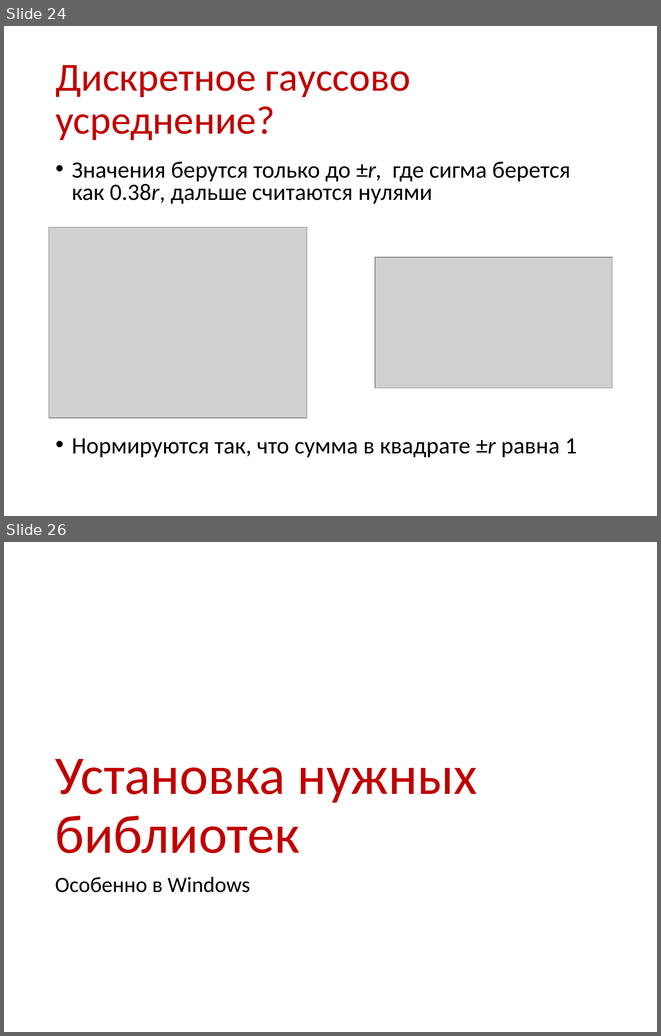
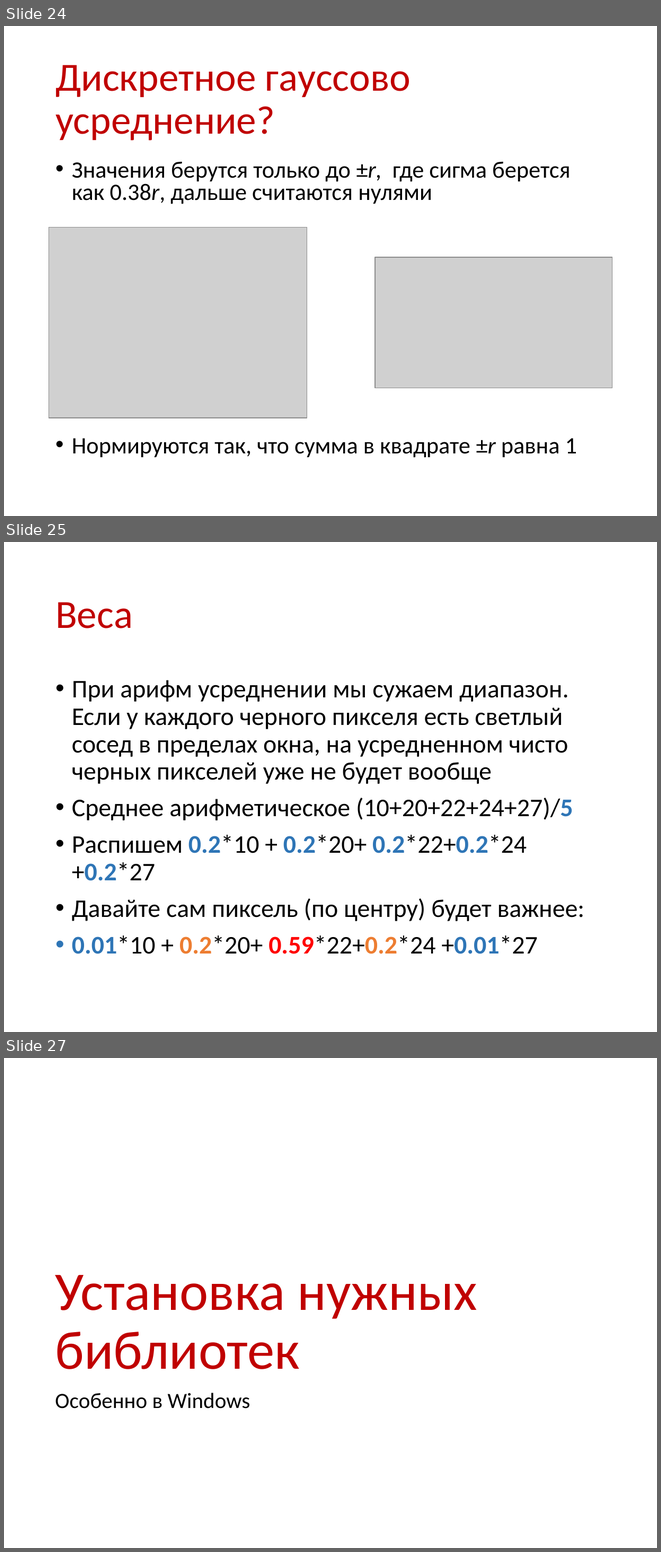
Before and after one commit to fiit15py/l02blur-tatakae1337, a slide deck: l02blur.pptx. Shown one above the other, each under a label of ours: slides 24 and 26 before the commit, slides 24, 25 and 27 after it; the slides between them are not shown. The pictures are 661x1036 and 661x1552 pixels, drawn with LibreOffice and Linux fonts; fonts in the diff are those of the drawing; grey boxes stand for pictures. Boxes give left, top, right and bottom in pixels: in the first picture for what was removed or moved away, otherwise in the second. Text is boxed around its words. In the diff, an @@ line names an element or a change of style, - is before the commit and + after.

```diff
--- a/l02blur.pptx
+++ b/l02blur.pptx
@@ slide 25 added at (x1=4, y1=542, x2=657, y2=1032), background #FFFFFF @@
@@ title added at (x1=55, y1=602, x2=133, y2=628), 44 pt, text #C00000 @@
+Веса
@@ text added at (x1=72, y1=680, x2=585, y2=954), 28 pt, text #000000 @@
+• При арифм усреднении мы сужаем диапазон. Если у каждого черного пикселя есть светлый сосед в пределах окна, на усредненном чисто черных пикселей уже не будет вообще
+• Среднее арифметическое (10+20+22+24+27)/5
+• Распишем 0.2*10 + 0.2*20+ 0.2*22+0.2*24 +0.2*27
+• Давайте сам пиксель (по центру) будет важнее:
+• 0.01*10 + 0.2*20+ 0.59*22+0.2*24 +0.01*27
@@ what was slide 26 is now slide 27 @@
```
Also in this commit, not shown: 2 slides changed, 1 other file.
